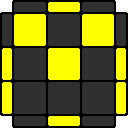
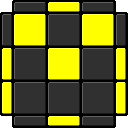
Two versions of the same layered image (128 x 128). Layer-by-layer changes:
painted on "color" over (x1=2, y1=2, x2=126, y2=126)
